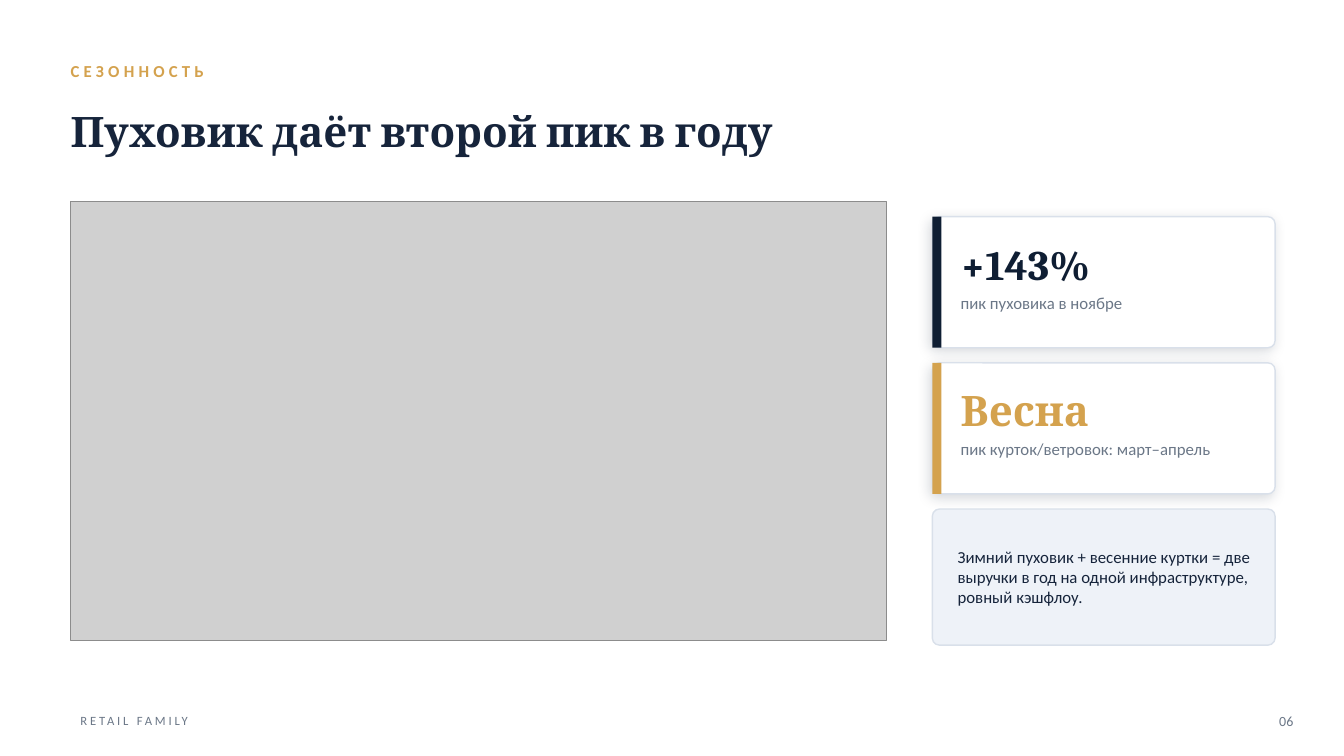
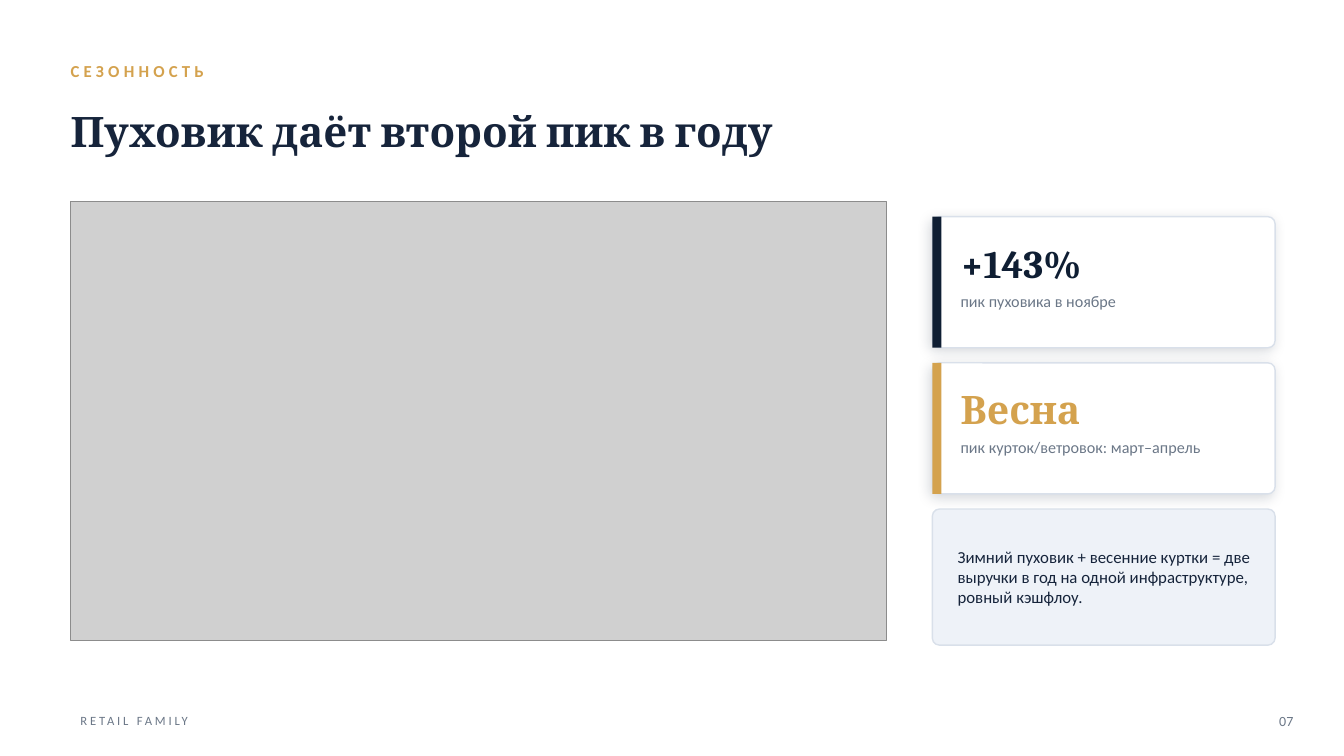
Before and after one commit to mopankratov-cmyk/finance-panel, a slide deck: slide 7 of docs/Retail-Family-Investor.pptx (slide 6 before the commit). Drawn at 1344x756 pixels with LibreOffice and Linux fonts; fonts in the diff are those of the drawing; grey boxes stand for pictures. Boxes give left, top, right and bottom in pixels: in the first picture for what was removed or moved away, otherwise in the second. Text is boxed around its words. In the diff, an @@ line names an element or a change of style, - is before the commit and + after.

```diff
--- a/docs/Retail-Family-Investor.pptx
+++ b/docs/Retail-Family-Investor.pptx
@@ text "+143%" at [961,251,1082,279]: size 30 to 28 pt @@
@@ text "пик пуховика в ноябре" at [961,296,1116,310]: size 12 to 11.5 pt @@
@@ text "Весна" at [961,396,1081,425]: size 30 to 28 pt @@
@@ text "пик курток/ветровок: март–апрель" at [961,442,1201,456]: size 12 to 11.5 pt @@
@@ text at [1279,717,1293,726]: text changed @@
-06
+07
```
Also in this commit, not shown: 10 other slides changed, 1 slide added, 4 other files.
